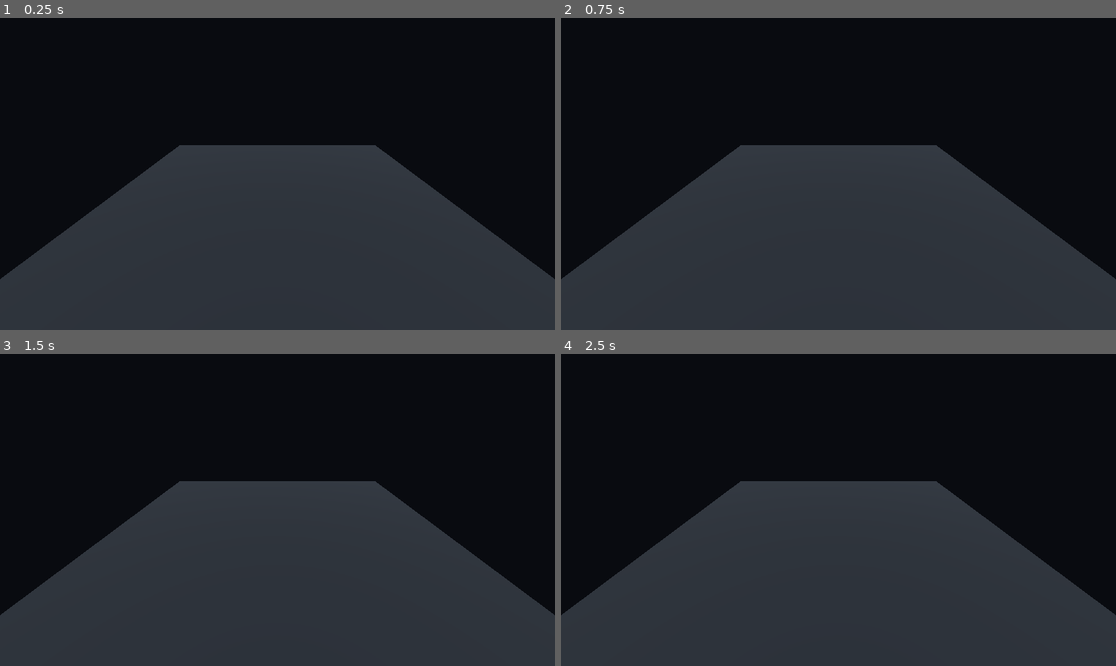
Above: before the commit, frames 1-4 (two rows, left to right).
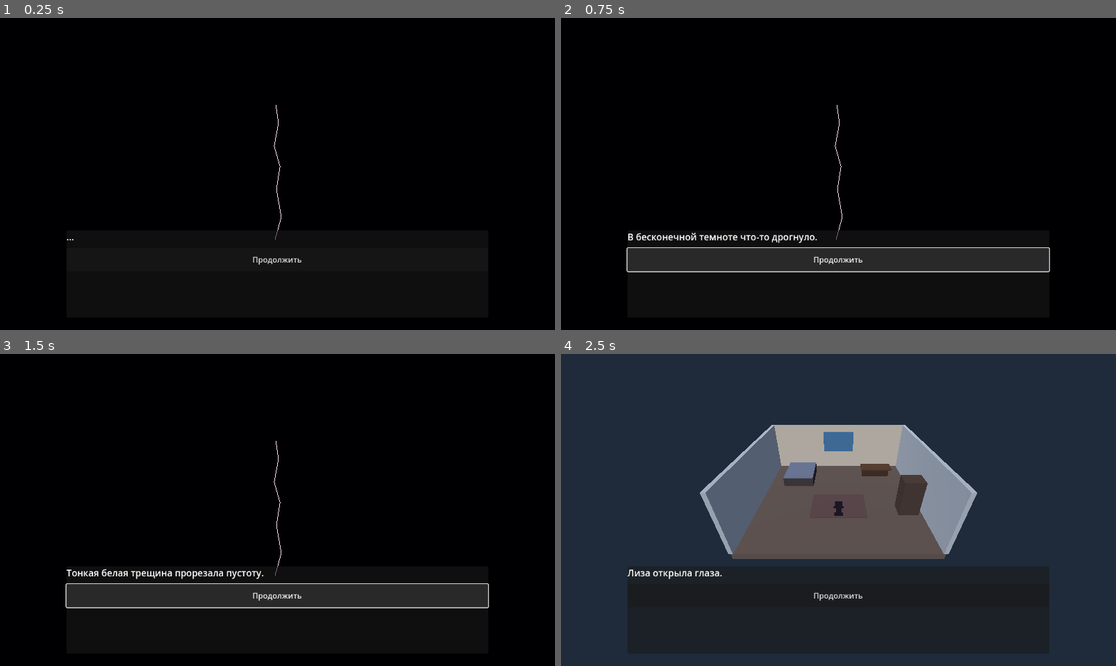
Above: after the commit, the same moments.

Repository: filuiss742-stack/Rift
Game: Godot game, scene res://scenes/main.tscn
Same seed, same stepped clock (60 frames per second), same inputs: the game is played once before the commit and once after it.
Inputs (mouse positions are in pixels of both pictures, inside the frame that each line leads up to):
- Up to frame 1 (0.25 s): no input
- Up to frame 2 (0.75 s): click (838, 258) at 0.5 s, where only the run after the commit has a clickable "Продолжить"
- Up to frame 3 (1.5 s): tap Enter at 1.25 s; hold D (move_right, bound only after the commit) from 1.28 s (still down); hold E (interact, bound only after the commit) from 1.28 s (still down)
- Up to frame 4 (2.5 s): tap Space at 1.52, 2, 2.27 s; release D (move_right, bound only after the commit) at 2.03 s; release E (interact, bound only after the commit) at 2.03 s; hold S (move_back, bound only after the commit) from 2.03 s (still down); tap E (interact, bound only after the commit) at 2.1 s

The runs differ from the first frame. In frame 1, 45% of the frame differs, in the area x 0-100%, y 27-100%; in frame 2, 40%; in frame 3, 40%; in frame 4, 70%, in the area x 0-100%, y 0-84%.

Commit message:
feat: launch the playable prologue

Diff:
--- a/scenes/main.tscn
+++ b/scenes/main.tscn
@@ -1,24 +1,6 @@
-[gd_scene load_steps=3 format=3]
+[gd_scene load_steps=2 format=3]
 
-[sub_resource type="PlaneMesh" id="PlaneMesh_floor"]
-size = Vector2(24, 24)
+[ext_resource type="Script" path="res://scripts/prologue/prologue.gd" id="1_prologue"]
 
-[sub_resource type="StandardMaterial3D" id="StandardMaterial3D_floor"]
-albedo_color = Color(0.16, 0.19, 0.23, 1)
-roughness = 1.0
-
-[node name="Rift" type="Node3D"]
-
-[node name="World" type="Node3D" parent="."]
-
-[node name="Ground" type="MeshInstance3D" parent="World"]
-mesh = SubResource("PlaneMesh_floor")
-surface_material_override/0 = SubResource("StandardMaterial3D_floor")
-
-[node name="DirectionalLight3D" type="DirectionalLight3D" parent="World"]
-rotation = Vector3(-0.9, -0.55, 0.0)
-shadow_enabled = true
-
-[node name="Camera3D" type="Camera3D" parent="."]
-transform = Transform3D(1, 0, 0, 0, 0.894427, 0.447214, 0, -0.447214, 0.894427, 0, 8, 12)
-current = true
+[node name="RiftPrologue" type="Node3D"]
+script = ExtResource("1_prologue")
